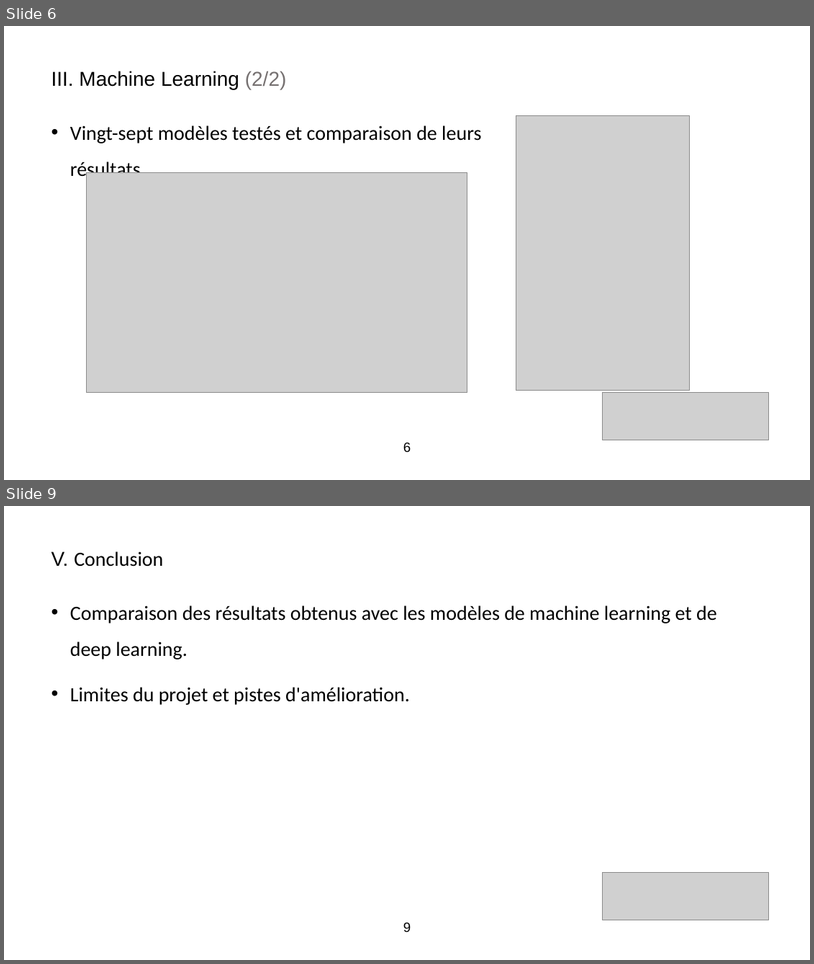
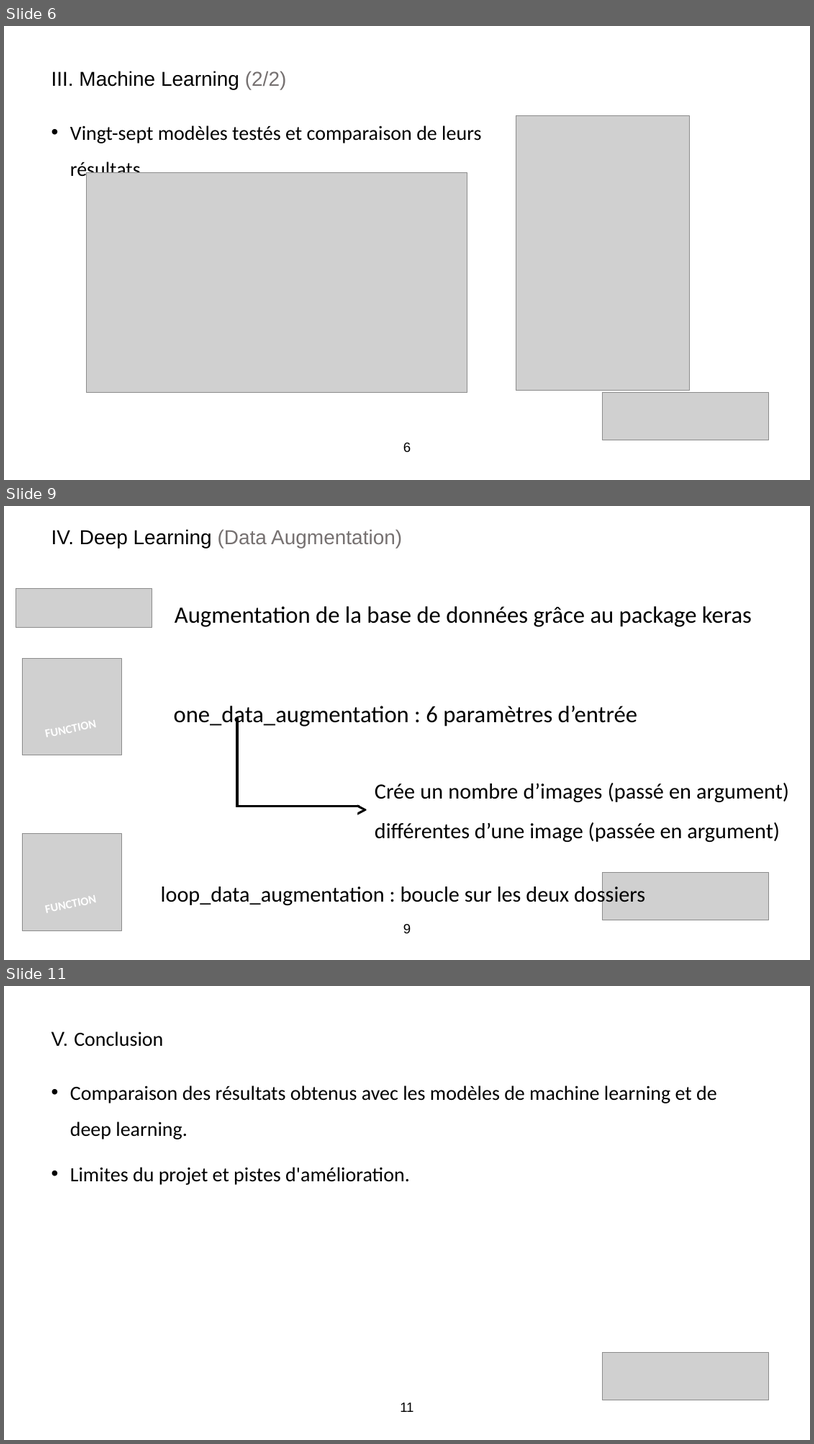
Before and after one commit to MarcAntoineAuvray/project_cartes, a slide deck: presentation_projet_python.pptx. Shown one above the other, each under a label of ours: slides 6 and 9 before the commit, slides 6, 9 and 11 after it; the slides between them are not shown. The pictures are 814x964 and 814x1444 pixels, drawn with LibreOffice and Linux fonts; fonts in the diff are those of the drawing; grey boxes stand for pictures. Boxes give left, top, right and bottom in pixels: in the first picture for what was removed or moved away, otherwise in the second. Text is boxed around its words. In the diff, an @@ line names an element or a change of style, - is before the commit and + after.

```diff
--- a/presentation_projet_python.pptx
+++ b/presentation_projet_python.pptx
@@ slide 9 added at box(4, 506, 810, 960), background #FFFFFF @@
@@ subtitle added at box(52, 529, 402, 548), 24 pt, text #767171 @@
+IV. Deep Learning (Data Augmentation)
@@ picture added at box(16, 588, 152, 628) @@
@@ text added at box(175, 606, 752, 627), 28 pt, text #000000 @@
+Augmentation de la base de données grâce au package keras
@@ picture added at box(22, 658, 121, 754) @@
@@ text added at box(36, 706, 111, 753), 14 pt, text #FFFFFF, bold @@
+FUNCTION
@@ text added at box(45, 705, 167, 779), 20 pt, text #FFFFFF, bold @@
+FUNCTION
@@ text added at box(174, 705, 638, 728), 28 pt, text #000000 @@
+one_data_augmentation : 6 paramètres d’entrée
@@ line added from (237, 718) to (237, 807), #000000 3 pt @@
@@ text added at box(350, 777, 385, 829), 28 pt, text #000000, bold @@
+>
@@ text added at box(375, 782, 790, 842), 25.9 pt, text #000000 @@
+Crée un nombre d’images (passé en argument) différentes d’une image (passée en argument)
@@ line added from (236, 806) to (360, 806), #000000 3 pt @@
@@ picture added at box(22, 834, 121, 930) @@
@@ picture added at box(603, 872, 769, 920) @@
@@ text added at box(36, 882, 111, 928), 14 pt, text #FFFFFF, bold @@
+FUNCTION
@@ text added at box(161, 883, 646, 906), 25.9 pt, text #000000 @@
+loop_data_augmentation : boucle sur les deux dossiers
@@ page number added at box(404, 924, 411, 933), 16 pt, text #000000 @@
+9
@@ what was slide 9 is now slide 11 @@
@@ page number at box(400, 1402, 414, 1412): text changed @@
-9
+11
```
Also in this commit, not shown: 3 other slides added, 2 slides removed, 1 other file.
